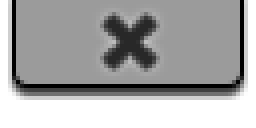
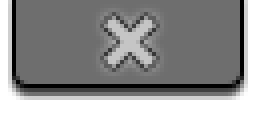
Layers edited between the first and the second 256 x 128 image:
pixels changed over [16, 0, 240, 84] (layer not identified)
